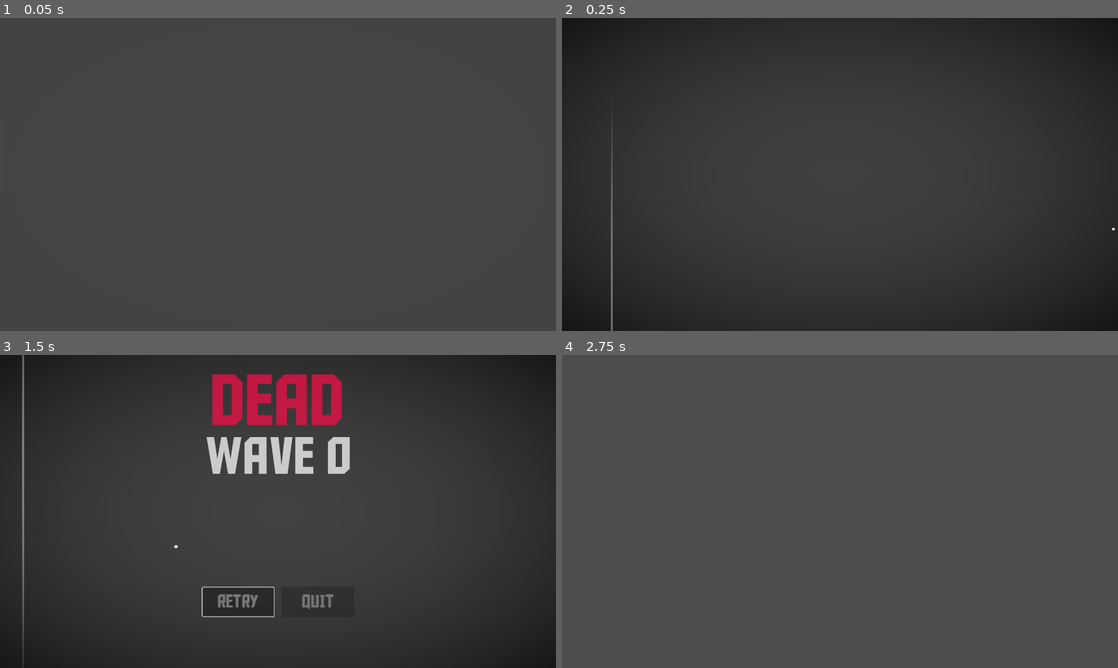
Above: before the commit, frames 1-4 (two rows, left to right).
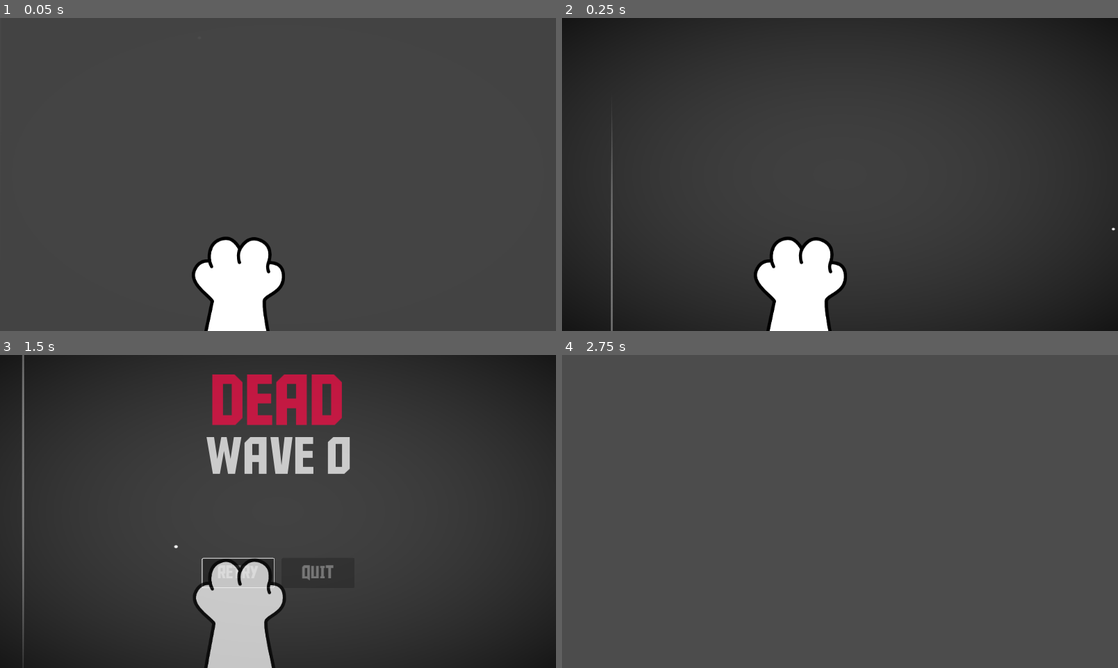
Above: after the commit, the same moments.

Repository: MrEliptik/coots_you
Game: Godot game, scene res://scenes/ui/death_screen/death_screen.tscn
Same seed, same stepped clock (60 frames per second), same inputs: the game is played once before the commit and once after it. This scene is started directly instead of the project's main scene.
Inputs (mouse positions are in pixels of both pictures, inside the frame that each line leads up to):
- Up to frame 1 (0.05 s): no input
- Up to frame 2 (0.25 s): no input
- Up to frame 3 (1.5 s): move the mouse to (400, 495) at 0.52 s; hold D (right) 0.53-1.25 s; tap Shift (dash) at 0.6 s; click "RETRY" at 1.25 s
- Up to frame 4 (2.75 s): tap Enter at 2 s; move the mouse to (728, 527) at 2.02 s; hold S (down) from 2.03 s (still down); click (728, 527) at 2.1 s

The runs differ from the first frame. In frame 1, 3.7% of the frame differs, in the area x 34-52%, y 69-100%; in frame 2, 3.7%; in frame 3, 4.6%, in the area x 34-60%, y 64-100%; in frame 4, nothing differs.

Commit message:
update for release

Diff:
--- a/project.godot
+++ b/project.godot
@@ -32,7 +32,7 @@
 
 [application]
 
-config/name="ludwig_jam_2023"
+config/name="Coots You"
 run/main_scene="res://scenes/game/game.tscn"
 config/icon="res://icon.png"
 
@@ -103,6 +103,12 @@
 , Object(InputEventJoypadButton,"resource_local_to_scene":false,"resource_name":"","device":0,"button_index":7,"pressure":0.0,"pressed":false,"script":null)
  ]
 }
+pause={
+"deadzone": 0.5,
+"events": [ Object(InputEventKey,"resource_local_to_scene":false,"resource_name":"","device":0,"alt":false,"shift":false,"control":false,"meta":false,"command":false,"pressed":false,"scancode":0,"physical_scancode":16777217,"unicode":0,"echo":false,"script":null)
+, Object(InputEventJoypadButton,"resource_local_to_scene":false,"resource_name":"","device":0,"button_index":11,"pressure":0.0,"pressed":false,"script":null)
+ ]
+}
 
 [physics]
 
@@ -112,6 +118,5 @@
 
 quality/filters/anisotropic_filter_level=8
 gles3/shaders/shader_compilation_mode=2
-gles3/shaders/shader_compilation_mode.web=2
 quality/filters/msaa=2
 environment/default_environment="res://default_env.tres"
--- a/scenes/enemy/enemy.tscn
+++ b/scenes/enemy/enemy.tscn
@@ -9,8 +9,8 @@
 
 [sub_resource type="CapsuleShape2D" id=20]
 resource_local_to_scene = true
-radius = 24.0
-height = 16.0
+radius = 23.0
+height = 12.0
 
 [sub_resource type="Curve" id=5]
 _data = [ Vector2( 0, 0 ), 0.0, 0.0506303, 0, 0, Vector2( 1, 1 ), 0.0, 0.0, 0, 0 ]
--- a/scenes/game/game.tscn
+++ b/scenes/game/game.tscn
@@ -11,6 +11,7 @@
 [ext_resource path="res://scenes/game/scripts/wave_cleared.gd" type="Script" id=9]
 [ext_resource path="res://scenes/obstacle/obstacle.tscn" type="PackedScene" id=10]
 [ext_resource path="res://addons/godot_sfxr/SfxrStreamPlayer.gd" type="Script" id=11]
+[ext_resource path="res://scenes/ui/pause/pause.tscn" type="PackedScene" id=12]
 
 [sub_resource type="Shader" id=4]
 code = "shader_type canvas_item;
@@ -837,6 +838,8 @@
 high_pass_filter/cutoff_frequency = 0.0
 high_pass_filter/cutoff_sweep = 0.0
 
+[node name="Pause" parent="UICanvas" instance=ExtResource( 12 )]
+
 [connection signal="died" from="Player" to="." method="_on_Player_died"]
 [connection signal="started" from="Player" to="." method="_on_Player_started"]
 [connection signal="wave_cleared" from="SpawnManager" to="." method="_on_SpawnManager_wave_cleared"]
--- a/scenes/objects/object.tscn
+++ b/scenes/objects/object.tscn
@@ -1,13 +1,14 @@
-[gd_scene load_steps=16 format=2]
+[gd_scene load_steps=17 format=2]
 
 [ext_resource path="res://scenes/objects/scripts/object.gd" type="Script" id=1]
 [ext_resource path="res://scenes/objects/visuals/yarn_ball.png" type="Texture" id=2]
 [ext_resource path="res://scenes/effects/deform.gdshader" type="Shader" id=3]
 [ext_resource path="res://addons/Trail/trail_2d.gd" type="Script" id=4]
 [ext_resource path="res://addons/godot_sfxr/SfxrStreamPlayer.gd" type="Script" id=5]
+[ext_resource path="res://scenes/objects/visuals/circle_outline.png" type="Texture" id=6]
 
 [sub_resource type="CircleShape2D" id=1]
-radius = 37.0
+radius = 36.0139
 
 [sub_resource type="Curve" id=7]
 _data = [ Vector2( 0, 0.435209 ), 0.0, 0.0, 0, 0, Vector2( 1, 1 ), 0.0, 0.0, 0, 0 ]
@@ -236,6 +237,21 @@
 scale = Vector2( 0.3125, 0.3125 )
 z_index = 3
 texture = ExtResource( 2 )
+
+[node name="TextureProgress" type="TextureProgress" parent="."]
+visible = false
+margin_left = -40.0
+margin_top = -40.0
+margin_right = 40.0
+margin_bottom = 40.0
+step = 0.1
+value = 50.0
+texture_under = ExtResource( 6 )
+texture_progress = ExtResource( 6 )
+fill_mode = 4
+tint_under = Color( 0, 0.0313726, 0.423529, 1 )
+tint_progress = Color( 0, 0.517647, 1, 1 )
+nine_patch_stretch = true
 
 [node name="AnimationPlayer" type="AnimationPlayer" parent="."]
 anims/RESET = SubResource( 3 )
--- a/scenes/objects/scripts/object.gd
+++ b/scenes/objects/scripts/object.gd
@@ -30,6 +30,7 @@
 onready var animation_player: AnimationPlayer = $AnimationPlayer
 onready var sprite_base_scale: Vector2 = sprite.scale
 onready var collision_base_radius: float = collision_shape.shape.radius
+onready var texture_progress: TextureProgress = $TextureProgress
 
 func _ready() -> void:
 	animation_player.play("appear")
@@ -111,6 +112,10 @@
 	# Scale depending on the health
 	var factor = health/max_health
 
+	sprite.modulate = lerp(Color.black, Color.white, factor)
+
+	texture_progress.value = factor * 100.0
+
 	if health <= 0:
 		explode()
 
--- a/scenes/ui/death_screen/death_screen.tscn
+++ b/scenes/ui/death_screen/death_screen.tscn
@@ -1,9 +1,10 @@
-[gd_scene load_steps=15 format=2]
-
+[gd_scene load_steps=16 format=2]
+
+[ext_resource path="res://scenes/ui/shared/cursor.tscn" type="PackedScene" id=1]
 [ext_resource path="res://scenes/ui/fonts/aldo_the_apache/AldotheApache.ttf" type="DynamicFontData" id=2]
 [ext_resource path="res://scenes/ui/death_screen/scripts/death_screen.gd" type="Script" id=3]
 
-[sub_resource type="Shader" id=1]
+[sub_resource type="Shader" id=13]
 code = "shader_type canvas_item;
 
 uniform float projector_power : hint_range(0,1) = 0.5;
@@ -338,9 +339,9 @@
 anchor_right = 0.5
 anchor_bottom = 1.0
 margin_left = -263.5
-margin_top = -280.0
+margin_top = -380.0
 margin_right = 263.5
-margin_bottom = -176.0
+margin_bottom = -276.0
 custom_constants/separation = 25
 
 [node name="RetryBtn" type="Button" parent="HBoxContainer"]
@@ -373,6 +374,11 @@
 anims/disappear = SubResource( 11 )
 anims/wiggle = SubResource( 12 )
 
+[node name="Cursor" parent="." instance=ExtResource( 1 )]
+position = Vector2( 432, 834 )
+
+[connection signal="focus_entered" from="HBoxContainer/RetryBtn" to="." method="_on_RetryBtn_focus_entered"]
 [connection signal="pressed" from="HBoxContainer/RetryBtn" to="." method="_on_RetryBtn_pressed"]
+[connection signal="focus_entered" from="HBoxContainer/QuitBtn" to="." method="_on_QuitBtn_focus_entered"]
 [connection signal="pressed" from="HBoxContainer/QuitBtn" to="." method="_on_QuitBtn_pressed"]
 [connection signal="animation_finished" from="AnimationPlayer" to="." method="_on_AnimationPlayer_animation_finished"]
--- a/scenes/ui/death_screen/scripts/death_screen.gd
+++ b/scenes/ui/death_screen/scripts/death_screen.gd
@@ -2,8 +2,18 @@
 
 signal retry()
 
+onready var retry_btn: Button = $HBoxContainer/RetryBtn
+onready var quit_btn: Button = $HBoxContainer/QuitBtn
+
+
 func _ready() -> void:
-	$HBoxContainer/RetryBtn.grab_focus()
+	retry_btn.grab_focus()
+	if OS.has_feature("HTML5"):
+		quit_btn.disabled
+		quit_btn.visible = false
+	retry_btn.grab_focus()
+	$Cursor.use_gamepad = true
+	$Cursor.global_position = retry_btn.rect_global_position + Vector2(retry_btn.rect_size.x/2.0, retry_btn.rect_size.y)
 
 func set_wave(wave: int) -> void:
 	$Wave.text = "WAVE " + str(wave)
@@ -24,3 +34,11 @@
 
 func _on_QuitBtn_pressed() -> void:
 	get_tree().quit()
+
+func _on_RetryBtn_focus_entered() -> void:
+	$Cursor.use_gamepad = true
+	$Cursor.global_position = retry_btn.rect_global_position + Vector2(retry_btn.rect_size.x/2.0, retry_btn.rect_size.y)
+
+func _on_QuitBtn_focus_entered() -> void:
+	$Cursor.use_gamepad = true
+	$Cursor.global_position = quit_btn.rect_global_position + Vector2(quit_btn.rect_size.x/2.0, quit_btn.rect_size.y)
--- /dev/null
+++ b/scenes/ui/pause/pause.tscn
@@ -0,0 +1,169 @@
+[gd_scene load_steps=11 format=2]
+
+[ext_resource path="res://scenes/ui/pause/scripts/pause.gd" type="Script" id=1]
+[ext_resource path="res://scenes/ui/fonts/aldo_the_apache/AldotheApache.ttf" type="DynamicFontData" id=2]
+[ext_resource path="res://scenes/ui/shared/cursor.tscn" type="PackedScene" id=3]
+
+[sub_resource type="DynamicFont" id=7]
+size = 250
+use_mipmaps = true
+use_filter = true
+font_data = ExtResource( 2 )
+
+[sub_resource type="Shader" id=1]
+code = "shader_type canvas_item;
+
+uniform float projector_power : hint_range(0,1) = 0.5;
+uniform sampler2D distortionTexture;
+uniform float vignette_param: hint_range(1,10)=20.0;
+
+//vars related to the passing lines
+
+
+//noise for the projector flickering
+float noise(vec2 input){
+	return fract(sin(dot(input,vec2(3.1415,8952.37)*12.29))*93.116);
+}
+
+void fragment() {
+	//vignette-related:
+	float vignette_param2 =vignette_param+0.5*(noise(vec2(TIME/60.0,TIME/59.0)));
+	float vig=-vignette_param2*((UV.x-0.5)*(UV.x-0.5)+(UV.y-0.5)*(UV.y-0.5));
+	vec4 vignette=vec4(vig,vig,vig,1.0);
+
+	//grayscale-related:
+	vec4 pixelcolor = texture(SCREEN_TEXTURE, SCREEN_UV);
+	float brightness = (.299*pixelcolor.r + 0.487*pixelcolor.g + 0.114*pixelcolor.b);
+	vec4 grayscale= vec4(brightness,brightness,brightness,pixelcolor.a);
+
+	//random-fluctuation:
+	vec4 random=texture(distortionTexture,UV);
+
+	//Small speckles:
+	float RTIME1=round(TIME*20.0);
+	vec2 position1=vec2(noise(vec2(RTIME1,RTIME1)),noise(vec2(RTIME1/2.0,RTIME1/2.0)));
+	float energy= 1000000.0*(1.0+0.5*noise(vec2(RTIME1,RTIME1)));
+	float xdev1=(UV.x-position1.x);
+	float ydev1=(UV.y-position1.y);
+	float spec=energy*(xdev1*xdev1+0.5*ydev1*ydev1)+.1*noise(vec2(UV.x,UV.y));
+	vec4 speckle=vec4(max(0.0,20.0-spec),max(0.0,20.0-spec),max(0.0,20.0-spec),1.0);
+
+	//lines:
+	float RTIME2=round(TIME*5.0);
+	vec2 positionline=vec2(noise(vec2(RTIME2,RTIME2))/4.0,noise(vec2(RTIME2/3.0,RTIME2/3.0)));
+	float xline=(UV.x-positionline.x);
+	float yline=(UV.y-positionline.y);
+	float lin=energy*(xline*xline+0.00001*yline*yline)+.1*noise(vec2(UV.x,UV.y));
+	vec4 line=vec4(max(0.0,8.0-lin),max(0.0,8.0-lin),max(0.0,8.0-lin),1.0);
+
+	//combining-the parts:
+	vec4 dirt=mix(speckle,line,0.5);
+	vec4 grayscale2=mix(random,vignette,0.7);
+	vec4 grayscale3=mix(dirt,grayscale2,0.7);
+	COLOR = mix(grayscale, grayscale3, projector_power);
+}"
+
+[sub_resource type="ShaderMaterial" id=2]
+shader = SubResource( 1 )
+shader_param/projector_power = 0.0
+shader_param/vignette_param = 1.0
+
+[sub_resource type="DynamicFont" id=3]
+size = 64
+use_mipmaps = true
+use_filter = true
+font_data = ExtResource( 2 )
+
+[sub_resource type="StyleBoxFlat" id=4]
+bg_color = Color( 0.121569, 0.121569, 0.121569, 1 )
+border_width_left = 3
+border_width_top = 3
+border_width_right = 3
+border_width_bottom = 3
+border_color = Color( 1, 1, 1, 1 )
+corner_radius_top_left = 5
+corner_radius_top_right = 5
+corner_radius_bottom_right = 5
+corner_radius_bottom_left = 5
+
+[sub_resource type="StyleBoxFlat" id=5]
+bg_color = Color( 0.0392157, 0.0392157, 0.0392157, 1 )
+corner_radius_top_left = 5
+corner_radius_top_right = 5
+corner_radius_bottom_right = 5
+corner_radius_bottom_left = 5
+
+[sub_resource type="StyleBoxFlat" id=6]
+bg_color = Color( 0.121569, 0.121569, 0.121569, 1 )
+corner_radius_top_left = 5
+corner_radius_top_right = 5
+corner_radius_bottom_right = 5
+corner_radius_bottom_left = 5
+
+[node name="Pause" type="Control"]
+pause_mode = 2
+anchor_right = 1.0
+anchor_bottom = 1.0
+script = ExtResource( 1 )
+
+[node name="Label" type="Label" parent="."]
+anchor_left = 0.5
+anchor_right = 0.5
+margin_left = -333.0
+margin_top = 58.0
+margin_right = 331.0
+margin_bottom = 266.0
+grow_horizontal = 2
+grow_vertical = 2
+rect_pivot_offset = Vector2( 332, 104 )
+custom_fonts/font = SubResource( 7 )
+text = "PAUSE"
+align = 1
+valign = 1
+
+[node name="OldMovieShader" type="ColorRect" parent="."]
+material = SubResource( 2 )
+anchor_right = 1.0
+anchor_bottom = 1.0
+
+[node name="HBoxContainer" type="HBoxContainer" parent="."]
+anchor_left = 0.5
+anchor_top = 1.0
+anchor_right = 0.5
+anchor_bottom = 1.0
+margin_left = -263.5
+margin_top = -380.0
+margin_right = 263.5
+margin_bottom = -276.0
+custom_constants/separation = 25
+
+[node name="ContinueBtn" type="Button" parent="HBoxContainer"]
+margin_right = 251.0
+margin_bottom = 104.0
+size_flags_horizontal = 3
+custom_fonts/font = SubResource( 3 )
+custom_styles/hover = SubResource( 4 )
+custom_styles/pressed = SubResource( 5 )
+custom_styles/focus = SubResource( 4 )
+custom_styles/normal = SubResource( 6 )
+text = "CONTINUE"
+
+[node name="QuitBtn" type="Button" parent="HBoxContainer"]
+margin_left = 276.0
+margin_right = 527.0
+margin_bottom = 104.0
+size_flags_horizontal = 3
+custom_fonts/font = SubResource( 3 )
+custom_styles/hover = SubResource( 4 )
+custom_styles/pressed = SubResource( 5 )
+custom_styles/focus = SubResource( 4 )
+custom_styles/normal = SubResource( 6 )
+text = "QUIT"
+
+[node name="Cursor" parent="." instance=ExtResource( 3 )]
+position = Vector2( 406, 826 )
+
+[connection signal="focus_entered" from="HBoxContainer/ContinueBtn" to="." method="_on_ContinueBtn_focus_entered"]
+[connection signal="pressed" from="HBoxContainer/ContinueBtn" to="." method="_on_ContinueBtn_pressed"]
+[connection signal="focus_entered" from="HBoxContainer/QuitBtn" to="." method="_on_QuitBtn_focus_entered"]
+[connection signal="pressed" from="HBoxContainer/QuitBtn" to="." method="_on_QuitBtn_pressed"]
--- /dev/null
+++ b/scenes/ui/pause/scripts/pause.gd
@@ -0,0 +1,61 @@
+extends Control
+
+var tween: SceneTreeTween
+onready var continue_btn: Button = $HBoxContainer/ContinueBtn
+onready var quit_btn: Button = $HBoxContainer/QuitBtn
+
+func _ready() -> void:
+	disappear()
+	if OS.has_feature("HTML5"):
+		quit_btn.disabled
+		quit_btn.visible = false
+
+func _process(delta: float) -> void:
+	if Input.is_action_just_pressed("pause"):
+		get_tree().paused = !get_tree().paused
+
+		if get_tree().paused:
+			appear()
+		else:
+			disappear()
+
+func appear() -> void:
+	continue_btn.grab_focus()
+	$Cursor.use_gamepad = true
+	$Cursor.global_position = continue_btn.rect_global_position + Vector2(continue_btn.rect_size.x/2.0, continue_btn.rect_size.y)
+	if tween and tween.is_running():
+		tween.kill()
+	tween = get_tree().create_tween().set_ease(Tween.EASE_IN_OUT).set_trans(Tween.TRANS_CUBIC)
+	tween.set_pause_mode(SceneTreeTween.TWEEN_PAUSE_PROCESS)
+	tween.tween_property($OldMovieShader.material, "shader_param/projector_power", 0.5, 0.4)
+	tween.parallel().tween_property($OldMovieShader.material, "shader_param/vignette_param", 2.125, 0.4)
+	tween.parallel().tween_property(self, "modulate:a", 1.0, 0.4)
+
+func disappear() -> void:
+	var focus = get_focus_owner()
+	if focus:
+		focus.release_focus()
+	if tween and tween.is_running():
+		tween.kill()
+	tween = get_tree().create_tween().set_ease(Tween.EASE_IN_OUT).set_trans(Tween.TRANS_CUBIC)
+	tween.set_pause_mode(SceneTreeTween.TWEEN_PAUSE_PROCESS)
+	tween.tween_property($OldMovieShader.material, "shader_param/projector_power", 0.0, 0.4)
+	tween.parallel().tween_property($OldMovieShader.material, "shader_param/vignette_param", 1.0, 0.4)
+	tween.parallel().tween_property(self, "modulate:a", 0.0, 0.4)
+
+func _on_ContinueBtn_pressed() -> void:
+	if not get_tree().paused: return
+	get_tree().paused = false
+	disappear()
+
+func _on_QuitBtn_pressed() -> void:
+	if not get_tree().paused: return
+	get_tree().quit()
+
+func _on_ContinueBtn_focus_entered() -> void:
+	$Cursor.use_gamepad = true
+	$Cursor.global_position = continue_btn.rect_global_position + Vector2(continue_btn.rect_size.x/2.0, continue_btn.rect_size.y)
+
+func _on_QuitBtn_focus_entered() -> void:
+	$Cursor.use_gamepad = true
+	$Cursor.global_position = quit_btn.rect_global_position + Vector2(quit_btn.rect_size.x/2.0, quit_btn.rect_size.y)
--- /dev/null
+++ b/scenes/ui/shared/cursor.tscn
@@ -0,0 +1,22 @@
+[gd_scene load_steps=3 format=2]
+
+[ext_resource path="res://scenes/ui/shared/visuals/PawDown.png" type="Texture" id=1]
+[ext_resource path="res://scenes/ui/shared/scripts/cursor.gd" type="Script" id=2]
+
+[node name="Cursor" type="Node2D"]
+position = Vector2( 663, 160 )
+script = ExtResource( 2 )
+__meta__ = {
+"_edit_group_": true
+}
+
+[node name="Paw" type="TextureRect" parent="."]
+margin_left = -292.0
+margin_top = -67.0
+margin_right = 302.0
+margin_bottom = 840.0
+rect_pivot_offset = Vector2( 297, 180 )
+mouse_filter = 2
+texture = ExtResource( 1 )
+expand = true
+stretch_mode = 6
--- a/scenes/ui/shared/scripts/cursor.gd
+++ b/scenes/ui/shared/scripts/cursor.gd
@@ -1,8 +1,38 @@
 extends Node2D
 
+export var max_lean_angle: float = 15.0
+export var lean_speed: float = 10.0
+
+onready var paw: TextureRect = $Paw
+
+var use_gamepad: bool = false
+var last_mouse_position: Vector2
+var threshold: float = 40.0
 
 func _ready() -> void:
 	pass # Replace with function body.
 
 func _process(delta: float) -> void:
-	global_position = get_global_mouse_position()
+	var mouse_pos = get_global_mouse_position()
+
+	if last_mouse_position.distance_to(mouse_pos) > threshold:
+		use_gamepad = false
+	last_mouse_position = mouse_pos
+
+	if use_gamepad:
+		scale.y = 1
+		return
+
+	global_position = mouse_pos
+
+	var center: Vector2 = get_viewport_rect().size / 2.0
+	var offset: Vector2 = (global_position - center)
+	var offset_normalized: Vector2 = (global_position - center) / center
+
+	if global_position.y < center.y:
+		scale.y = -1
+	else:
+		scale.y = 1
+
+#	paw.rect_rotation = lerp_angle(paw.rect_rotation, deg2rad(max_lean_angle * offset.x), lean_speed * delta)
+	rotation = lerp_angle(rotation, deg2rad(max_lean_angle * offset_normalized.x), lean_speed * delta)
--- a/scenes/ui/win_screen/scripts/win_screen.gd
+++ b/scenes/ui/win_screen/scripts/win_screen.gd
@@ -1,9 +1,16 @@
 extends Control
 
 signal continue_playing()
+onready var continue_btn: Button = $HBoxContainer/ContinueBtn
+onready var quit_btn: Button = $HBoxContainer/QuitBtn
 
 func _ready() -> void:
-	pass
+	if OS.has_feature("HTML5"):
+		quit_btn.disabled
+		quit_btn.visible = false
+	continue_btn.grab_focus()
+	$Cursor.use_gamepad = true
+	$Cursor.global_position = continue_btn.rect_global_position + Vector2(continue_btn.rect_size.x/2.0, continue_btn.rect_size.y)
 
 func _on_ContinueBtn_pressed() -> void:
 	emit_signal("continue_playing")
@@ -15,3 +22,11 @@
 func _on_AnimationPlayer_animation_finished(anim_name: String) -> void:
 	if anim_name == "disappear":
 		queue_free()
+
+func _on_ContinueBtn_focus_entered() -> void:
+	$Cursor.use_gamepad = true
+	$Cursor.global_position = continue_btn.rect_global_position + Vector2(continue_btn.rect_size.x/2.0, continue_btn.rect_size.y)
+
+func _on_QuitBtn_focus_entered() -> void:
+	$Cursor.use_gamepad = true
+	$Cursor.global_position = quit_btn.rect_global_position + Vector2(quit_btn.rect_size.x/2.0, quit_btn.rect_size.y)
--- a/scenes/ui/win_screen/win_screen.tscn
+++ b/scenes/ui/win_screen/win_screen.tscn
@@ -1,9 +1,8 @@
-[gd_scene load_steps=14 format=2]
-
-[ext_resource path="res://scenes/ui/shared/visuals/PawDown.png" type="Texture" id=1]
+[gd_scene load_steps=13 format=2]
+
+[ext_resource path="res://scenes/ui/shared/cursor.tscn" type="PackedScene" id=1]
 [ext_resource path="res://scenes/ui/fonts/aldo_the_apache/AldotheApache.ttf" type="DynamicFontData" id=2]
 [ext_resource path="res://scenes/ui/win_screen/scripts/win_screen.gd" type="Script" id=3]
-[ext_resource path="res://scenes/ui/shared/scripts/cursor.gd" type="Script" id=4]
 
 [sub_resource type="DynamicFont" id=3]
 size = 250
@@ -205,9 +204,9 @@
 anchor_right = 0.5
 anchor_bottom = 1.0
 margin_left = -311.0
-margin_top = -280.0
+margin_top = -380.0
 margin_right = 311.0
-margin_bottom = -176.0
+margin_bottom = -276.0
 custom_constants/separation = 25
 
 [node name="ContinueBtn" type="Button" parent="HBoxContainer"]
@@ -239,24 +238,11 @@
 anims/appear = SubResource( 9 )
 anims/disappear = SubResource( 12 )
 
-[node name="Cursor" type="Node2D" parent="."]
-visible = false
-position = Vector2( 663, 160 )
-script = ExtResource( 4 )
-__meta__ = {
-"_edit_group_": true
-}
-
-[node name="TextureRect" type="TextureRect" parent="Cursor"]
-margin_left = -292.0
-margin_top = -67.0
-margin_right = 302.0
-margin_bottom = 840.0
-rect_pivot_offset = Vector2( 297, 0 )
-texture = ExtResource( 1 )
-expand = true
-stretch_mode = 6
-
+[node name="Cursor" parent="." instance=ExtResource( 1 )]
+position = Vector2( 350, 707 )
+
+[connection signal="focus_entered" from="HBoxContainer/ContinueBtn" to="." method="_on_ContinueBtn_focus_entered"]
 [connection signal="pressed" from="HBoxContainer/ContinueBtn" to="." method="_on_ContinueBtn_pressed"]
+[connection signal="focus_entered" from="HBoxContainer/QuitBtn" to="." method="_on_QuitBtn_focus_entered"]
 [connection signal="pressed" from="HBoxContainer/QuitBtn" to="." method="_on_QuitBtn_pressed"]
 [connection signal="animation_finished" from="AnimationPlayer" to="." method="_on_AnimationPlayer_animation_finished"]
Not shown, changed: export_presets.cfg
Binary file added: icon.ico
Binary file changed: icon.png
Not shown: 1 places in scenes/game/game.tscn that only renumber resources
Binary file added: scenes/objects/visuals/circle_outline.png
Not shown, added: scenes/objects/visuals/circle_outline.png.import
Not shown: 1 places in scenes/ui/death_screen/death_screen.tscn that only renumber resources
